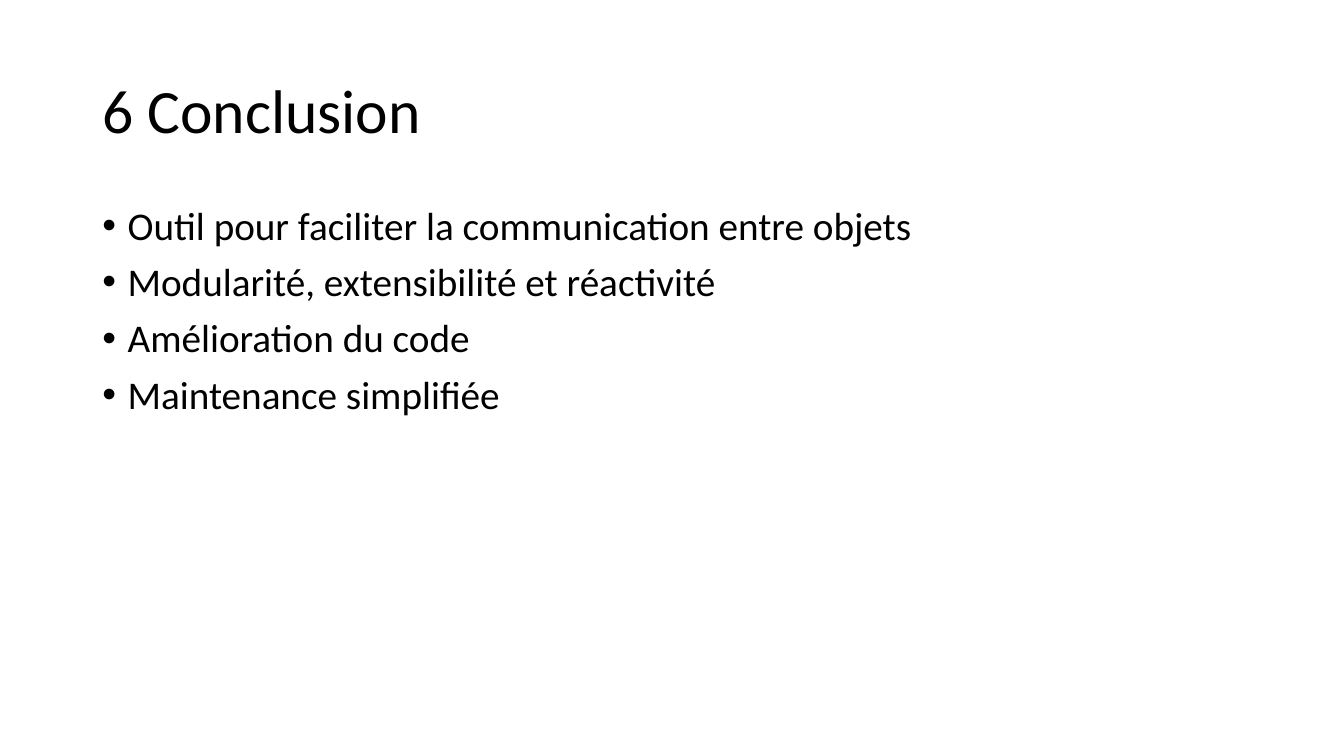
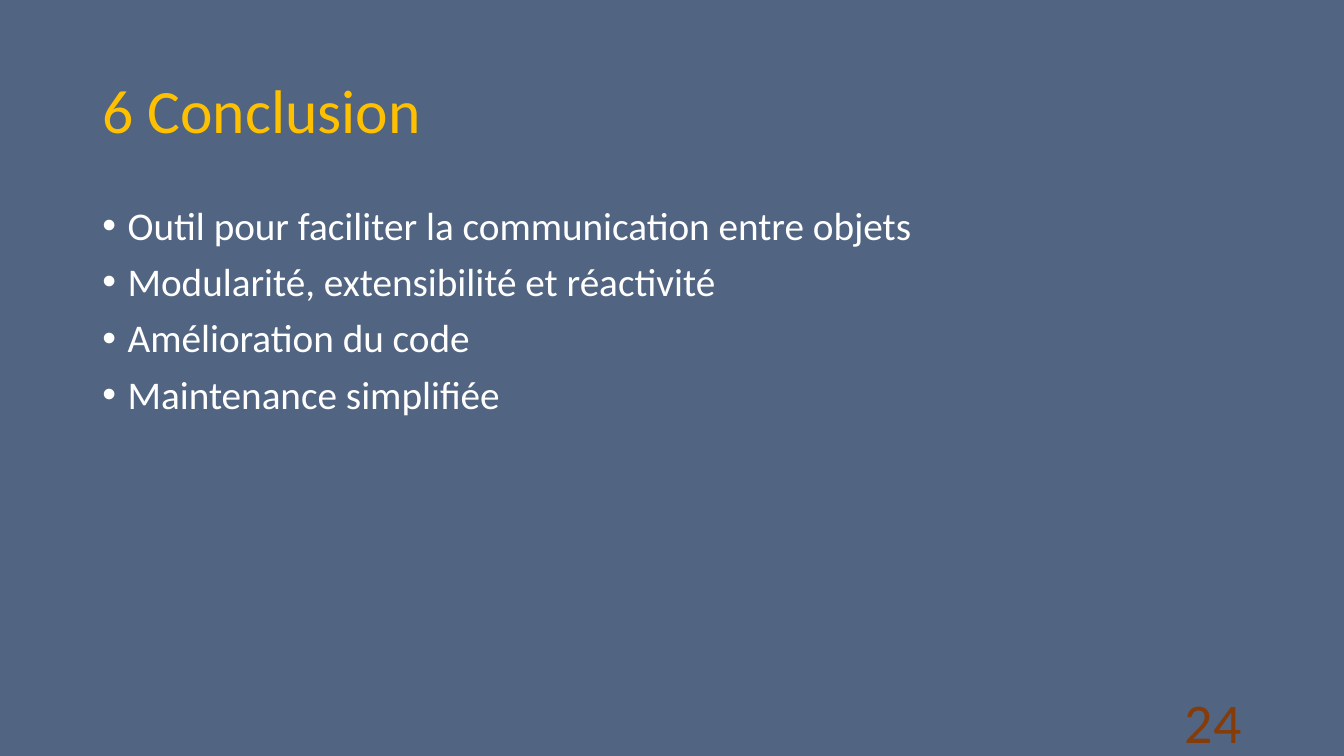
Before and after one commit to D-CRAVO/FORMATION-CDA-2210, a slide deck: slide 24 of 106_DesignPattern/Cours/Observateur/Observateur.pptx (slide 23 before the commit). Drawn at 1344x756 pixels with LibreOffice and Linux fonts; fonts in the diff are those of the drawing. Boxes give left, top, right and bottom in pixels: in the first picture for what was removed or moved away, otherwise in the second. Text is boxed around its words. In the diff, an @@ line names an element or a change of style, - is before the commit and + after.

```diff
--- a/106_DesignPattern/Cours/Observateur/Observateur.pptx
+++ b/106_DesignPattern/Cours/Observateur/Observateur.pptx
@@ background #FFFFFF to #526582 @@
@@ title "6 Conclusion" at box(102, 90, 421, 134): text colour #000000 to #FFC000 @@
@@ text "Outil pour faciliter la communication ..." at box(128, 213, 911, 416): text colour #000000 to #FFFFFF @@
@@ page number added at box(1185, 707, 1242, 743), 40 pt, text #843C0B @@
+24
```
Also in this commit, not shown: 23 other slides changed, 1 slide added.
